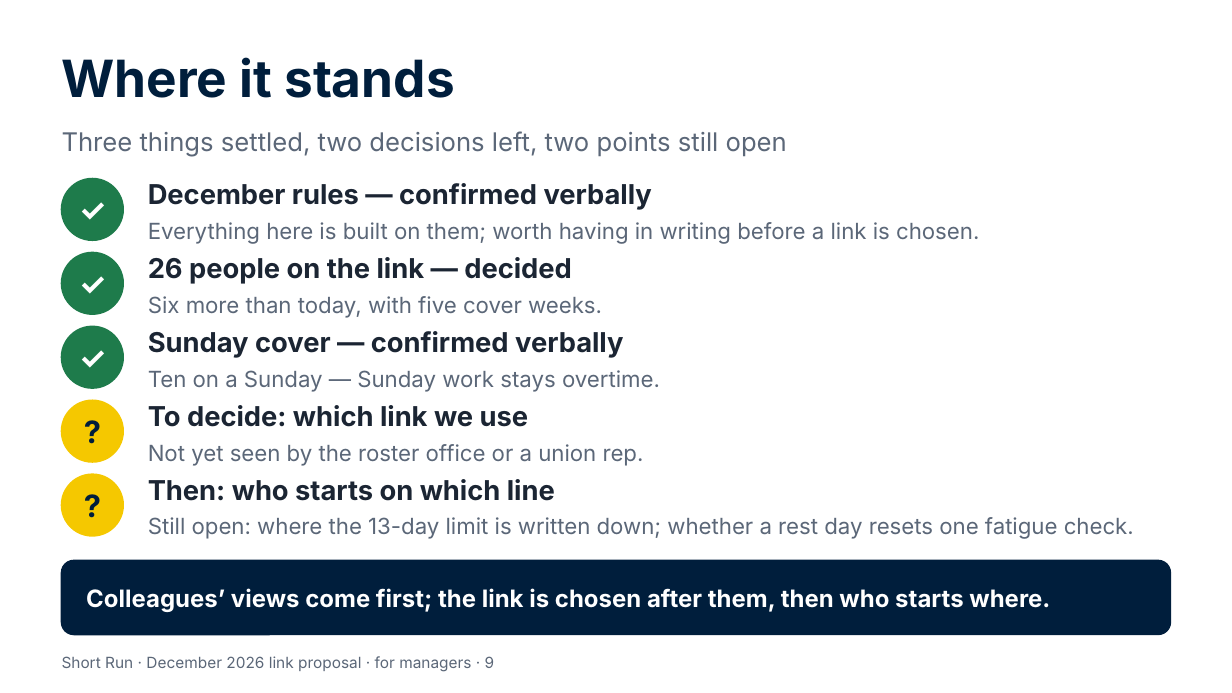
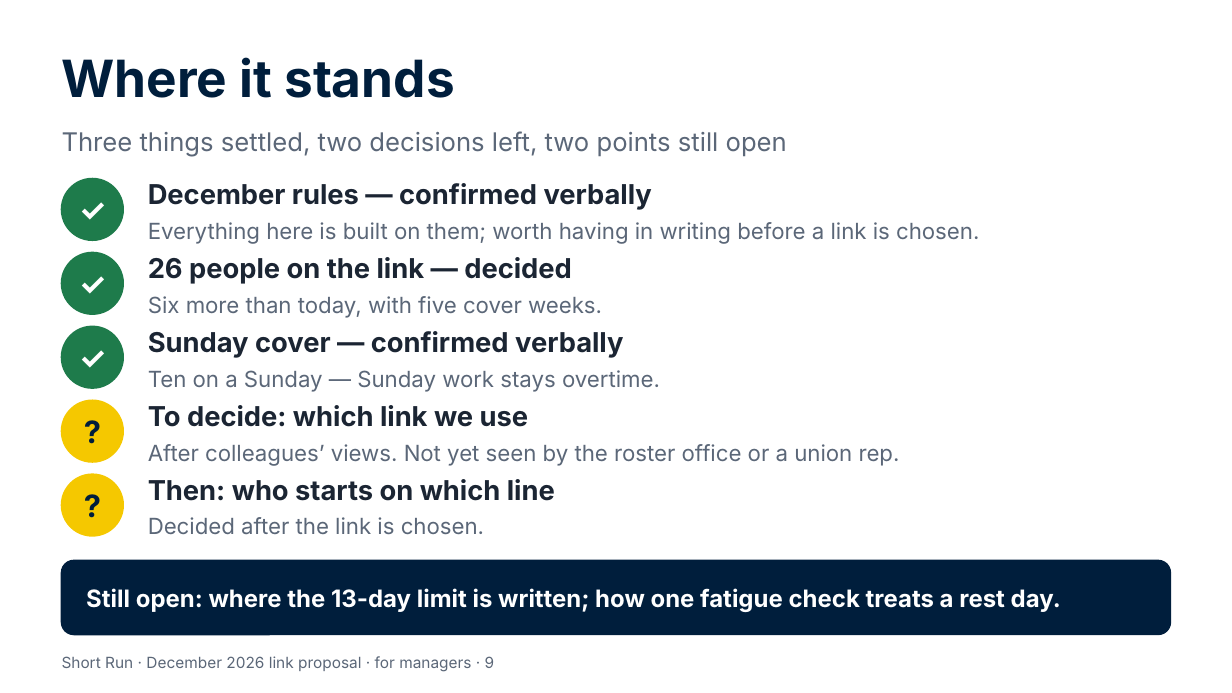
Before and after one commit to Garethdavidmiller/roster-app, a slide deck: slide 9 of docs/links-26/presentations/Short-Run-for-managers.pptx. Drawn at 1232x693 pixels with LibreOffice and Linux fonts; fonts in the diff are those of the drawing. Boxes give left, top, right and bottom in pixels: in the first picture for what was removed or moved away, otherwise in the second. Text is boxed around its words. In the diff, an @@ line names an element or a change of style, - is before the commit and + after.

```diff
--- a/docs/links-26/presentations/Short-Run-for-managers.pptx
+++ b/docs/links-26/presentations/Short-Run-for-managers.pptx
@@ text at (x1=148, y1=444, x2=900, y2=466): text changed @@
-Not yet seen by the roster office or a union rep.
+After colleagues’ views. Not yet seen by the roster office or a union rep.
@@ text at (x1=148, y1=517, x2=484, y2=534): text changed @@
-Still open: where the 13-day limit is written down; whether a rest day resets one fatigue check.
+Decided after the link is chosen.
@@ text at (x1=86, y1=588, x2=1061, y2=612): text changed @@
-Colleagues’ views come first; the link is chosen after them, then who starts where.
+Still open: where the 13-day limit is written; how one fatigue check treats a rest day.
```
Also in this commit, not shown: 14 other files.
